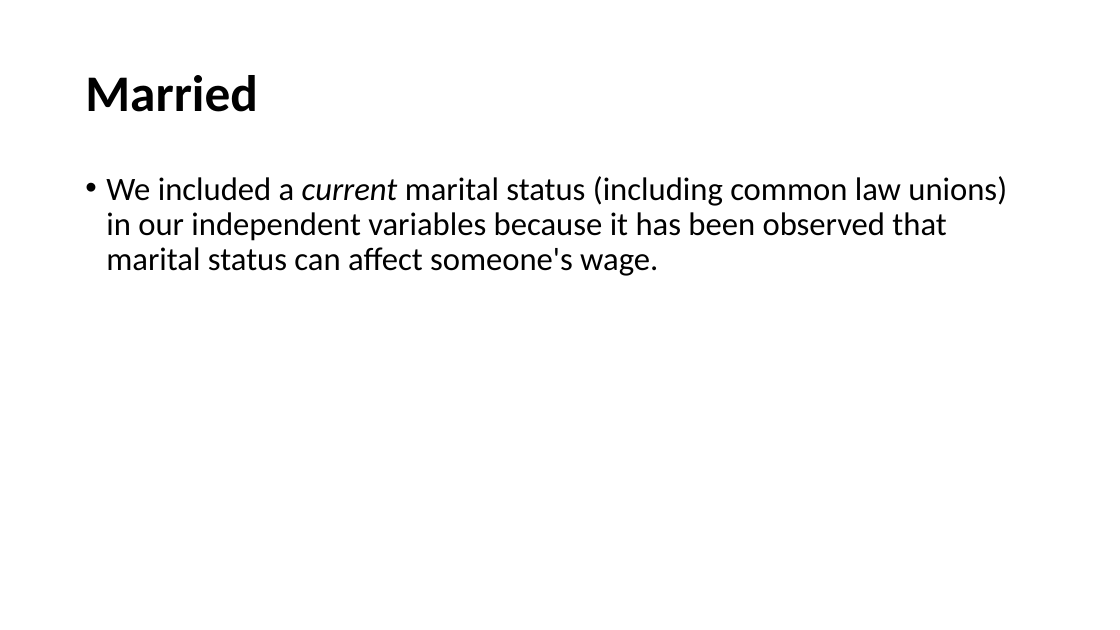
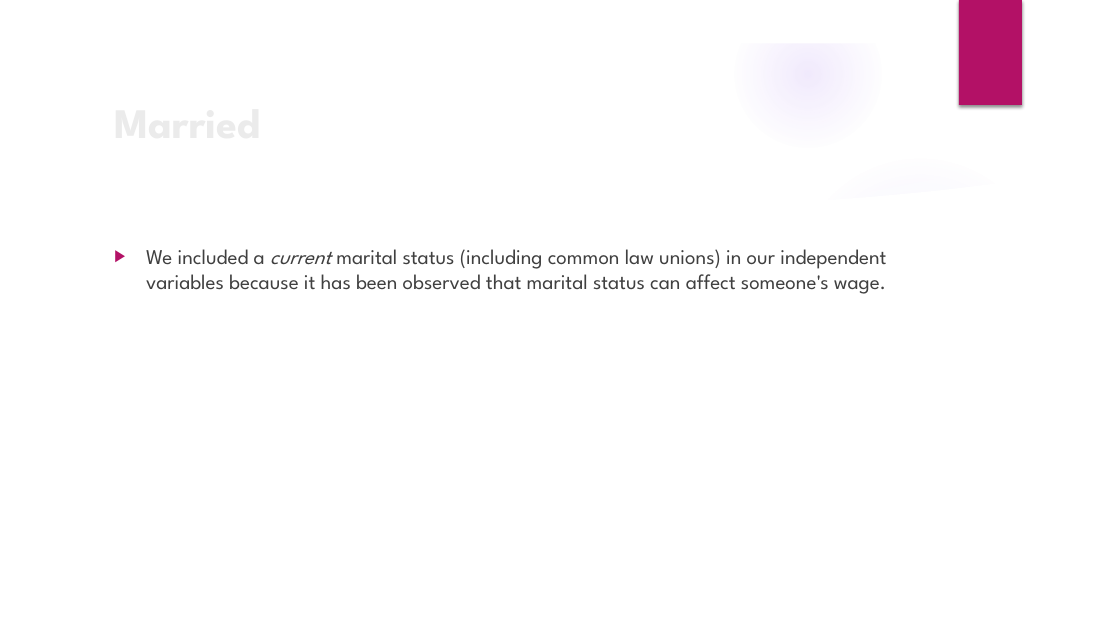
Before and after one commit to Ashwani-hub/Final-Project, a slide deck: slide 12 of Presentation.pptx. Drawn at 1120x630 pixels with LibreOffice and Linux fonts; fonts in the diff are those of the drawing; background and template pictures are left out. Boxes give left, top, right and bottom in pixels: in the first picture for what was removed or moved away, otherwise in the second. Text is boxed around its words. In the diff, an @@ line names an element or a change of style, - is before the commit and + after.

```diff
--- a/Presentation.pptx
+++ b/Presentation.pptx
@@ group added at (0, 0, 1120, 630): 4 ellipses, 3 freeform shapes @@
@@ rectangle added at (959, 0, 1022, 105), fill #B31166 @@
@@ title "Married": place and size @@
-title "Married" at (85, 75, 258, 112)
+title "Married" at (106, 89, 911, 154)
@@ title "Married" at (106, 89, 911, 154): size 44 to 36 pt, font Calibri to League Spartan, text colour #000000 to #EBEBEB; line spacing 0.9 to 1 @@
@@ text "We included a current marital ...": place and size @@
-text "We included a current marital ..." at (106, 176, 1007, 276)
+text "We included a current marital ..." at (146, 249, 886, 294)
@@ text "We included a current marital ..." at (146, 249, 886, 294): size 28 to 18 pt, font Calibri to League Spartan, text colour #000000 to #404040; bullet • to ▶; line spacing 0.9 to 1 @@
```
Also in this commit, not shown: 16 other slides changed.
